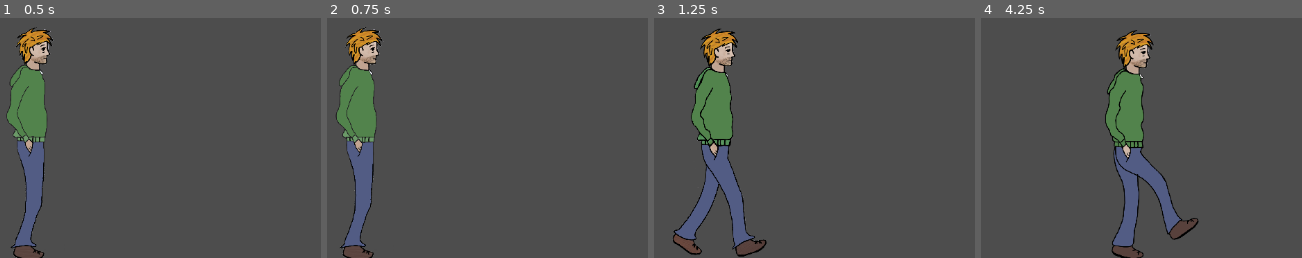
Above: before the commit, frames 1-4 (left to right).
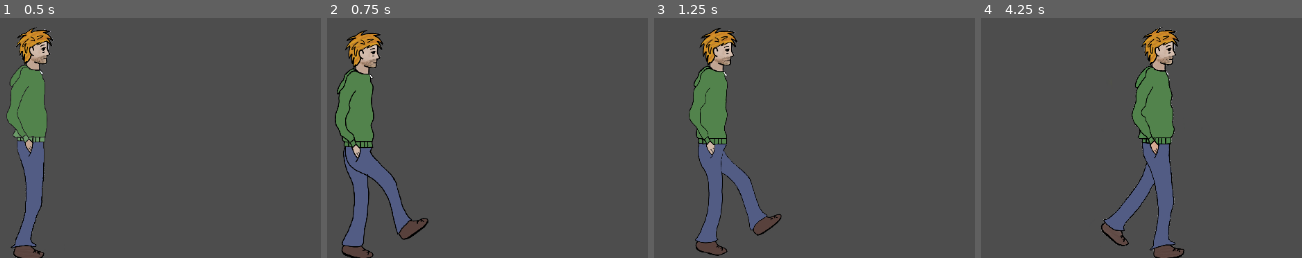
Above: after the commit, the same moments.

Repository: OrielCZ/spiral-of-madness
Game: Godot game, scene res://scenes/player_movement.tscn
Two runs of this game, one before a commit and one after it. Both use one fixed random seed, a clock stepped at 60 frames per second and the inputs below.
Inputs (mouse positions are in pixels of both pictures, inside the frame that each line leads up to):
- Up to frame 1 (0.5 s): no input
- Up to frame 2 (0.75 s): tap Enter at 0.5 s; move the mouse to (outside the picture) at 0.52 s; click (outside the picture) at 0.67 s
- Up to frame 3 (1.25 s): no input
- Up to frame 4 (4.25 s): move the mouse to (1183, 56) at 1.27 s; click (1183, 56) at 1.42 s; move the mouse to (outside the picture) at 2.02 s; click (outside the picture) at 2.17 s; move the mouse to (outside the picture) at 2.77 s; click (outside the picture) at 2.92 s; move the mouse to (outside the picture) at 3.52 s; click (outside the picture) at 3.67 s

Frame 1 is identical in both runs. In frame 2, 5.0% of the frame differs, in the area x 2-32%, y 3-100%; in frame 3, 7.7%; in frame 4, 14%, in the area x 37-68%, y 3-100%.

Commit message:
movement improved

Diff:
--- a/scenes/player.gd
+++ b/scenes/player.gd
@@ -14,7 +14,9 @@
 
 
 func update_pos(delta: float):
-	if !moving or int(position.x) == int(target_pos.x):
+	if !moving:
+		return
+	if abs(int(position.x) - int(target_pos.x)) < 100:
 		print("Standing")
 		moving = false
 		return
@@ -34,8 +36,7 @@
 		elif int(position.x) > int(target_pos.x):
 			$AnimatedSprite2D.flip_h = true
 
-		if $AnimatedSprite2D.flip_h:
-			print("cs")
+		$AnimatedSprite2D.speed_scale = 1.5;
 		$AnimatedSprite2D.play()
 	else:
 		$AnimatedSprite2D.stop()
--- a/scenes/player_movement.gd
+++ b/scenes/player_movement.gd
@@ -2,5 +2,13 @@
 
 
 func _input(event: InputEvent) -> void:
+	if event is InputEventMouseMotion:
+		var dist = abs($Player.position - event.position)
+		if $Player.moving or (dist[0] > 300):
+			$Player.go_to.emit(event.position)
+
+
+func _on_player_input_event(viewport: Node, event: InputEvent, shape_idx: int) -> void:
 	if event is InputEventMouseButton:
-		$Player.go_to.emit(event.position)
+		if event.button_index == 1:
+			print("Open Inventory")
--- a/scenes/player_movement.tscn
+++ b/scenes/player_movement.tscn
@@ -8,3 +8,5 @@
 
 [node name="Player" parent="." instance=ExtResource("1_4w8g2")]
 position = Vector2(112, 483)
+
+[connection signal="input_event" from="Player" to="." method="_on_player_input_event"]
